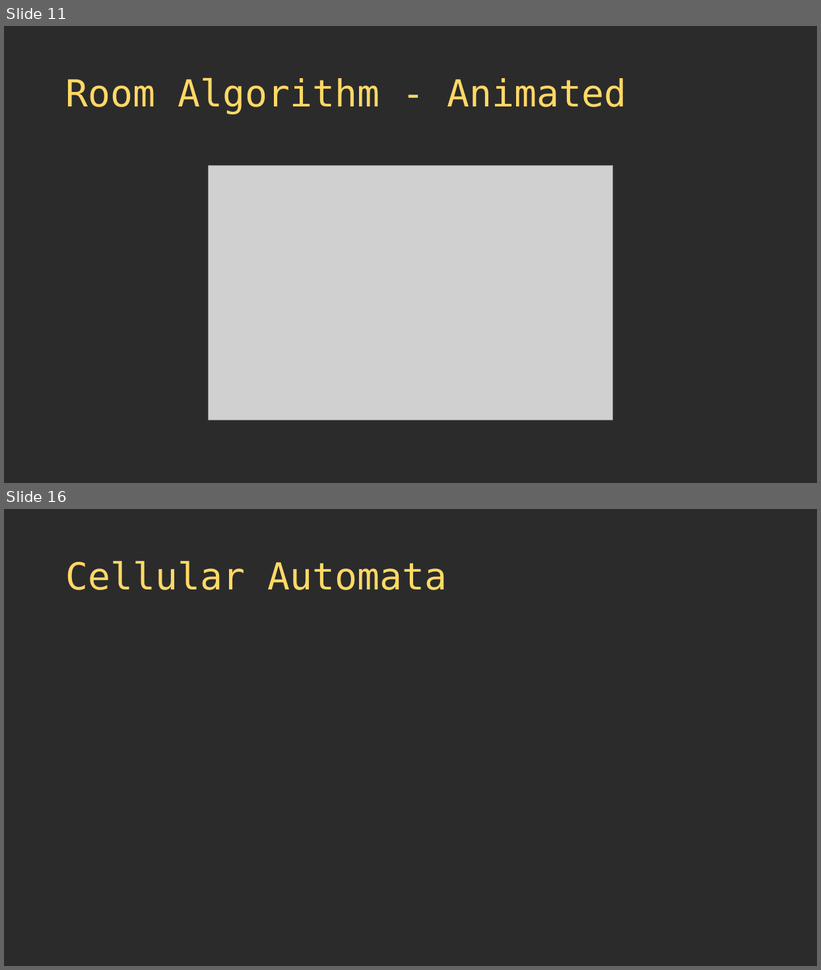
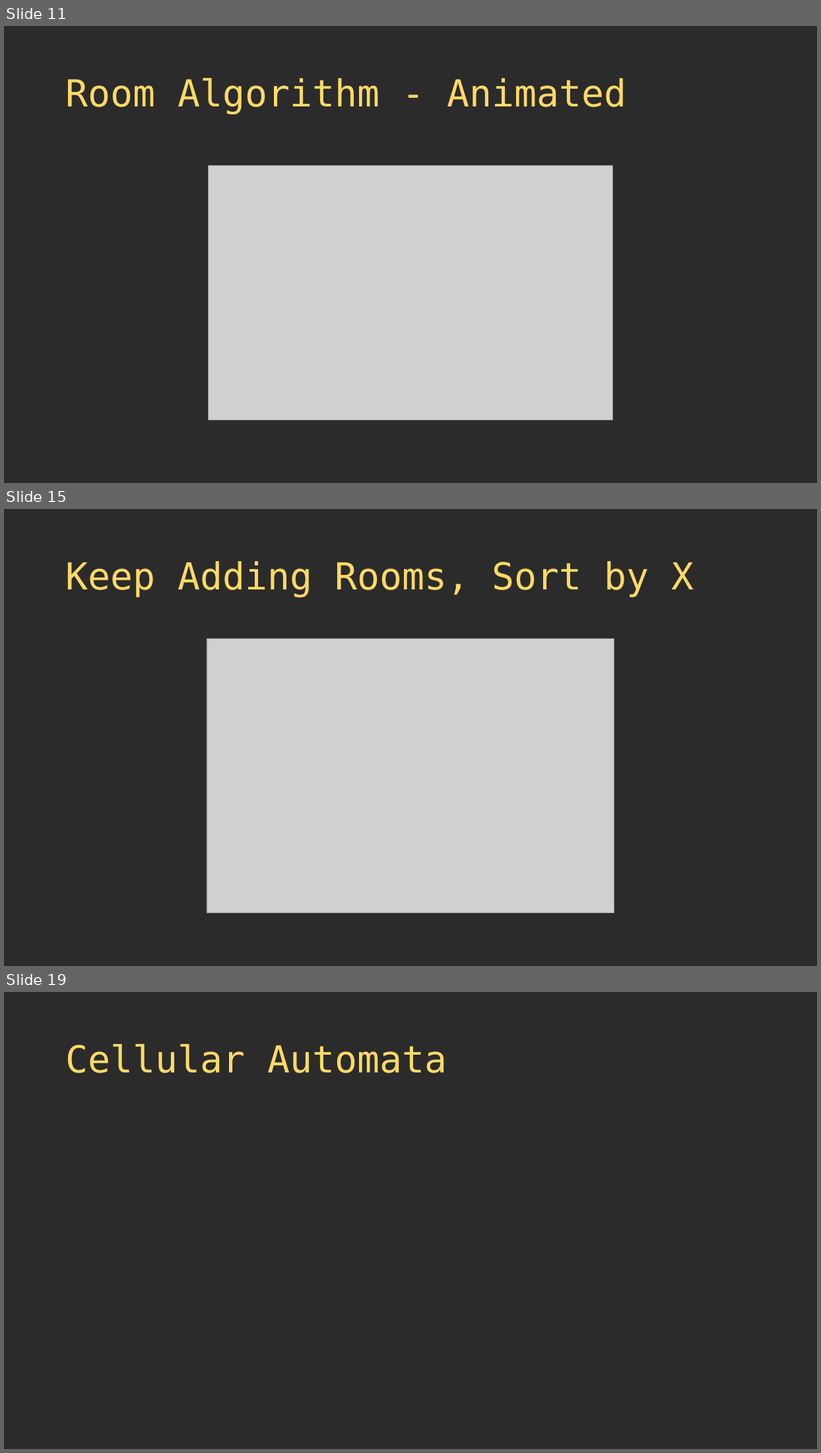
Before and after one commit to thebracket/roguelike-celebration-2020, a slide deck: Procedural Map Generation Techniques.pptx. Shown one above the other, each under a label of ours: slides 11 and 16 before the commit, slides 11, 15 and 19 after it; the slides between them are not shown. The pictures are 821x970 and 821x1453 pixels, drawn with LibreOffice and Linux fonts; fonts in the diff are those of the drawing; grey boxes stand for pictures; background and template pictures are left out; a plain dark background stands for a picture behind light text. Boxes give left, top, right and bottom in pixels: in the first picture for what was removed or moved away, otherwise in the second. Text is boxed around its words. In the diff, an @@ line names an element or a change of style, - is before the commit and + after.

Commit message:
BSP Rooms.

```diff
--- a/Procedural Map Generation Techniques.pptx
+++ b/Procedural Map Generation Techniques.pptx
@@ slide 15 added at box(4, 509, 817, 966), background picture (left out) @@
@@ title added at box(66, 561, 694, 597), 44 pt, text #FFD966 @@
+Keep Adding Rooms, Sort by X
@@ picture added at box(207, 639, 614, 914) @@
@@ what was slide 16 is now slide 19 @@
```
Also in this commit, not shown: 1 slide changed, 5 other slides added, 3 slides removed, 4 other files.
